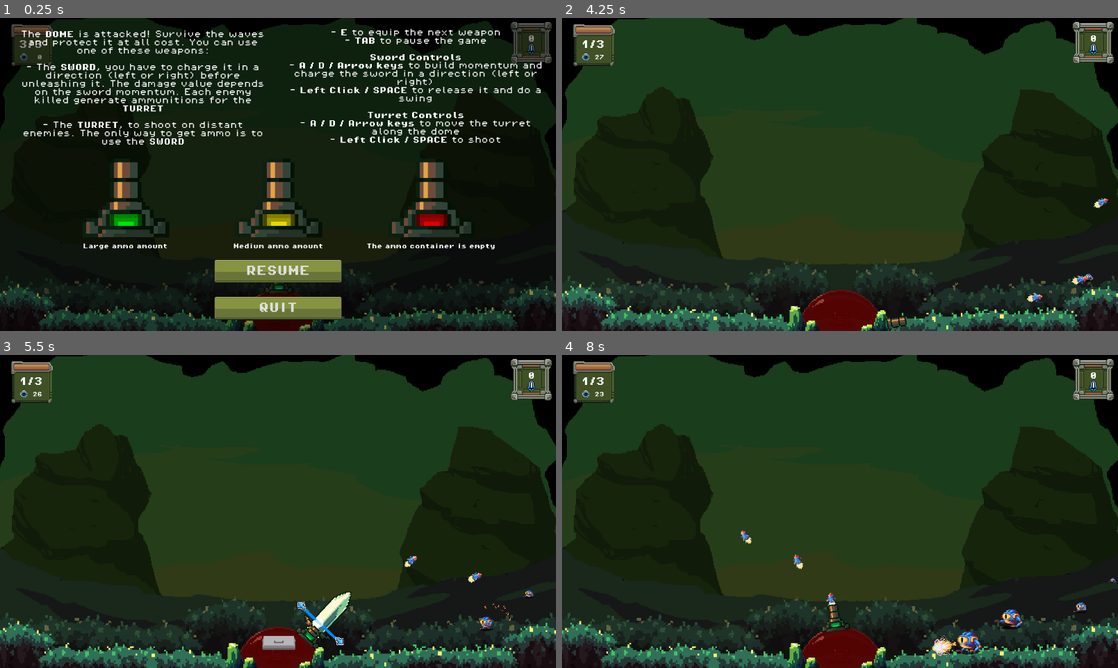
Above: before the commit, frames 1-4 (two rows, left to right).
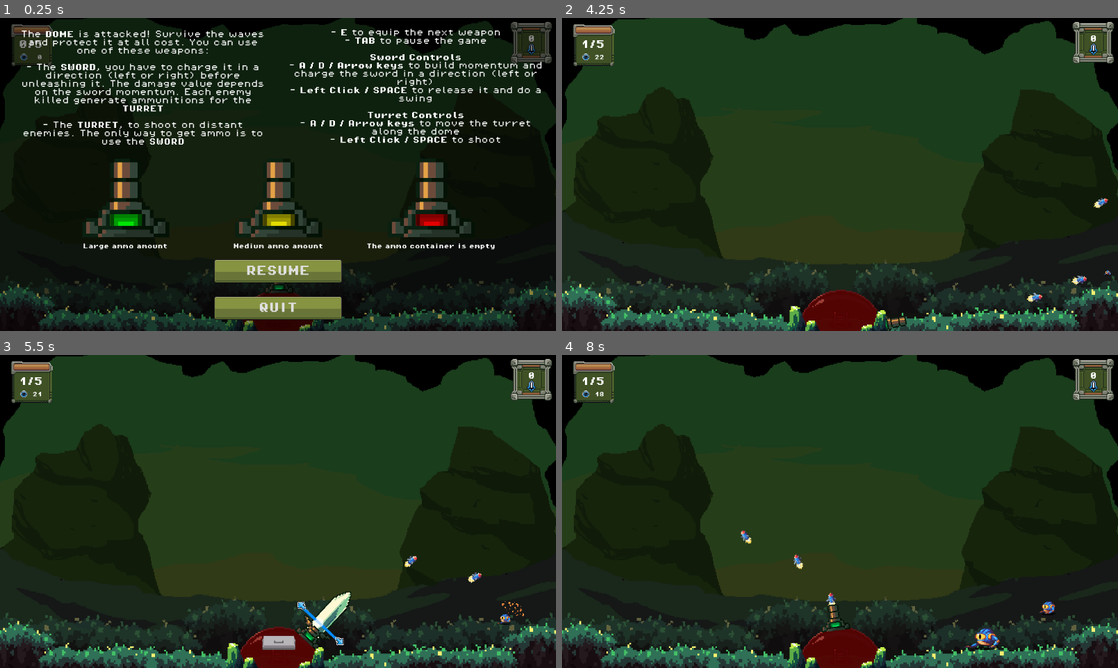
Above: after the commit, the same moments.

Repository: antoinenisoli/DomeSword_GWJ_2025
Game: Godot game, scene res://scenes/levels/game.tscn
Same seed, same stepped clock (60 frames per second), same inputs: the game is played once before the commit and once after it.
Inputs (mouse positions are in pixels of both pictures, inside the frame that each line leads up to):
- Up to frame 1 (0.25 s): no input
- Up to frame 2 (4.25 s): click "RESUME" at 0.5 s; move the mouse to (962, 158) at 1.27 s; press the mouse at (962, 158) at 1.28 s; hold Right (move_right) 1.28-2.03 s; move the mouse to (728, 190) at 2.02 s; release the mouse at (728, 190) at 2.03 s; hold Left (move_left) 2.03-2.78 s; click (728, 190) at 2.1 s; move the mouse to (895, 105) at 2.77 s; press the mouse at (895, 105) at 2.78 s; hold Right (move_right) from 2.78 s (still down); tap E (switch_weapon) at 2.85 s; move the mouse to (812, 237) at 3.52 s; release the mouse at (812, 237) at 3.53 s; click (812, 237) at 3.6 s
- Up to frame 3 (5.5 s): move the mouse to (444, 558) at 4.27 s; release Right (move_right) at 4.28 s; press the mouse at (444, 558) at 4.28 s; hold Left (move_left) from 4.28 s (still down); move the mouse to (111, 464) at 5.02 s; release the mouse at (111, 464) at 5.03 s; tap E (switch_weapon) at 5.1 s; click (111, 464) at 5.3 s
- Up to frame 4 (8 s): move the mouse to (867, 511) at 5.77 s; press the mouse at (867, 511) at 5.78 s; move the mouse to (756, 433) at 6.52 s; release Left (move_left) at 6.53 s; release the mouse at (756, 433) at 6.53 s; hold Right (move_right) from 6.53 s (still down); click (756, 433) at 6.6 s; move the mouse to (962, 495) at 7.27 s; press the mouse at (962, 495) at 7.28 s; tap E (switch_weapon) at 7.35 s

The runs differ from the first frame. In frame 1, less than 0.1% of the frame differs, in the area x 3-8%, y 7-10%; in frame 2, less than 0.1%; in frame 3, 0.2%; in frame 4, 0.9%, in the area x 5-100%, y 7-97%.

Commit message:
simplify wave system with separate timers

Diff:
--- a/scenes/levels/game.tscn
+++ b/scenes/levels/game.tscn
@@ -40,14 +40,14 @@
 
 [node name="Dome" parent="." unique_id=136624599 instance=ExtResource("7_7rg7d")]
 position = Vector2(1, 108)
-_health = SubResource("Resource_oi2tv")
+_health = SubResource("Resource_fojqs")
 
 [node name="GameUI" parent="." unique_id=1363906567 instance=ExtResource("5_cx7qy")]
 
 [node name="SpawnManager" type="Node2D" parent="." unique_id=1678798602 node_paths=PackedStringArray("_timer", "waves")]
 script = ExtResource("6_oi2tv")
 _timer = NodePath("Timer")
-waves = [NodePath("SpawnersA/EnemySpawner1"), NodePath("SpawnersA/EnemySpawner2"), NodePath("SpawnersA/EnemySpawner3")]
+waves = [NodePath("SpawnersA/EnemySpawner1"), NodePath("SpawnersA/EnemySpawner2"), NodePath("SpawnersA/EnemySpawner3"), NodePath("SpawnersA/EnemySpawner4"), NodePath("SpawnersA/EnemySpawner5")]
 
 [node name="Timer" type="Timer" parent="SpawnManager" unique_id=406161203]
 one_shot = true
@@ -57,66 +57,46 @@
 
 [node name="EnemySpawner1" parent="SpawnManager/SpawnersA" unique_id=761262919 instance=ExtResource("6_p57ef")]
 position = Vector2(450, -37)
-time_frame = Vector2(0, 10)
 spawn_range = 50.0
-cooldown_range = Vector2(1, 2)
+cooldown_range = Vector2(1, 5)
+
+[node name="WaveTimer" parent="SpawnManager/SpawnersA/EnemySpawner1" index="1" unique_id=339017835]
+wait_time = 5.0
 
 [node name="EnemySpawner2" parent="SpawnManager/SpawnersA" unique_id=357071477 instance=ExtResource("6_p57ef")]
 position = Vector2(-458, -48)
-time_frame = Vector2(10, 20)
 spawn_range = 50.0
 cooldown_range = Vector2(1, 5)
 
+[node name="WaveTimer" parent="SpawnManager/SpawnersA/EnemySpawner2" index="1" unique_id=339017835]
+wait_time = 5.0
+
 [node name="EnemySpawner3" parent="SpawnManager/SpawnersA" unique_id=609712869 instance=ExtResource("6_p57ef")]
 position = Vector2(-42, -474)
-time_frame = Vector2(20, 30)
 spawn_range = 200.0
-cooldown_range = Vector2(20, 30)
+cooldown_range = Vector2(1, 5)
 enemy = ExtResource("8_oi2tv")
+
+[node name="WaveTimer" parent="SpawnManager/SpawnersA/EnemySpawner3" index="1" unique_id=339017835]
+wait_time = 5.0
 
 [node name="EnemySpawner4" parent="SpawnManager/SpawnersA" unique_id=413920337 instance=ExtResource("6_p57ef")]
 position = Vector2(-42, -474)
 spawn_range = 200.0
-cooldown_range = Vector2(20, 30)
+cooldown_range = Vector2(1, 5)
 enemy = ExtResource("8_oi2tv")
+
+[node name="WaveTimer" parent="SpawnManager/SpawnersA/EnemySpawner4" index="1" unique_id=339017835]
+wait_time = 5.0
 
 [node name="EnemySpawner5" parent="SpawnManager/SpawnersA" unique_id=235952603 instance=ExtResource("6_p57ef")]
 position = Vector2(-459, 1)
 spawn_range = 0.0
-cooldown_range = Vector2(10, 45)
+cooldown_range = Vector2(1, 5)
 enemy = ExtResource("8_6370d")
 
-[node name="SpawnersDebug" type="Node2D" parent="SpawnManager" unique_id=515137776]
-process_mode = 4
-visible = false
-
-[node name="EnemySpawner1" parent="SpawnManager/SpawnersDebug" unique_id=1499889026 instance=ExtResource("6_p57ef")]
-position = Vector2(450, -37)
-spawn_range = 50.0
-cooldown_range = Vector2(1, 10)
-
-[node name="EnemySpawner2" parent="SpawnManager/SpawnersDebug" unique_id=832785443 instance=ExtResource("6_p57ef")]
-position = Vector2(-458, -48)
-spawn_range = 50.0
-cooldown_range = Vector2(1, 5)
-
-[node name="EnemySpawner3" parent="SpawnManager/SpawnersDebug" unique_id=1210427031 instance=ExtResource("6_p57ef")]
-position = Vector2(-42, -474)
-spawn_range = 200.0
-cooldown_range = Vector2(20, 30)
-enemy = ExtResource("8_oi2tv")
-
-[node name="EnemySpawner4" parent="SpawnManager/SpawnersDebug" unique_id=759249855 instance=ExtResource("6_p57ef")]
-position = Vector2(-42, -474)
-spawn_range = 200.0
-cooldown_range = Vector2(20, 30)
-enemy = ExtResource("8_oi2tv")
-
-[node name="EnemySpawner5" parent="SpawnManager/SpawnersDebug" unique_id=2073000752 instance=ExtResource("6_p57ef")]
-position = Vector2(-459, 1)
-spawn_range = 0.0
-cooldown_range = Vector2(10, 45)
-enemy = ExtResource("8_6370d")
+[node name="WaveTimer" parent="SpawnManager/SpawnersA/EnemySpawner5" index="1" unique_id=339017835]
+wait_time = 5.0
 
 [node name="Sounds" type="Node2D" parent="." unique_id=228741160]
 
@@ -141,3 +121,9 @@
 scale = Vector2(1.325, 1.3333334)
 texture = ExtResource("9_oi2tv")
 metadata/_edit_lock_ = true
+
+[editable path="SpawnManager/SpawnersA/EnemySpawner1"]
+[editable path="SpawnManager/SpawnersA/EnemySpawner2"]
+[editable path="SpawnManager/SpawnersA/EnemySpawner3"]
+[editable path="SpawnManager/SpawnersA/EnemySpawner4"]
+[editable path="SpawnManager/SpawnersA/EnemySpawner5"]
--- a/scenes/spawner.tscn
+++ b/scenes/spawner.tscn
@@ -3,13 +3,19 @@
 [ext_resource type="Script" uid="uid://cspl7fwiehio3" path="res://scripts/gameplay/spawner.gd" id="1_2vbf6"]
 [ext_resource type="PackedScene" uid="uid://byxfdf0x8un4k" path="res://scenes/entities/enemies/frog_enemy.tscn" id="2_ik2nu"]
 
-[node name="Spawner" type="Node2D" node_paths=PackedStringArray("cooldown")]
+[node name="Spawner" type="Node2D" unique_id=497935836 node_paths=PackedStringArray("cooldown", "waveTimer")]
 script = ExtResource("1_2vbf6")
 cooldown_range = Vector2(2, 10)
 enemy = ExtResource("2_ik2nu")
 cooldown = NodePath("cooldown")
+waveTimer = NodePath("WaveTimer")
 
-[node name="cooldown" type="Timer" parent="."]
+[node name="cooldown" type="Timer" parent="." unique_id=287662801]
+
+[node name="WaveTimer" type="Timer" parent="." unique_id=339017835]
+wait_time = 60.0
+one_shot = true
 
 [connection signal="child_entered_tree" from="cooldown" to="." method="_on_cooldown_child_entered_tree"]
 [connection signal="timeout" from="cooldown" to="." method="_on_cooldown_timeout"]
+[connection signal="timeout" from="WaveTimer" to="." method="_on_wave_timeout"]
--- a/scripts/UI/ui_controller.gd
+++ b/scripts/UI/ui_controller.gd
@@ -13,6 +13,8 @@
 	gameover_screen.visible = false
 	EventManager.collect_ammo.connect(spawn_ammo_text)
 	EventManager.on_game_started.connect(hide_tuto)
+	EventManager.on_game_win.connect(game_over)
+
 	EventManager.on_player_killed.connect(game_over)
 	EventManager.on_enemy_killed.connect(func f(_args) -> void:
 		enemy_txt.text = str(GameManager.enemy_killed)
--- a/scripts/event_manager.gd
+++ b/scripts/event_manager.gd
@@ -5,4 +5,5 @@
 signal on_player_damaged
 signal on_player_killed
 signal on_game_started
+signal on_game_win
 signal on_enemy_killed(ammo_value: int)
--- a/scripts/gameplay/spawn_manager.gd
+++ b/scripts/gameplay/spawn_manager.gd
@@ -8,30 +8,38 @@
 	EventManager.on_game_started.connect(start_game)
 	GameManager.waveData = Vector2(0, waves.size())
 
-func last_wave() -> Spawner: return waves[waves.size() - 1]
+func get_game_duration() -> float:
+	var duration = 0
+	for w in waves:
+		duration += w.waveTimer.wait_time
+
+	return duration
 
 func start_game():
 	GameManager.waveData = Vector2(1, waves.size())
 	waves[0].start()
-	_timer.wait_time = last_wave().time_frame.y
+	_timer.wait_time = get_game_duration()
 	_timer.start()
+
+func end_game():
+	print("all waves completed!")
+	GameManager.waveData = Vector2(waves.size(), waves.size())
+	EventManager.on_game_win.emit()
 
 func _process(_delta):
 	GameManager.game_time = roundi(_timer.time_left)
 	var elapsedTime = _timer.wait_time - _timer.time_left
+	print(index, " ", waves.size())
 	if !_timer.is_stopped():
 		print(roundf(elapsedTime))
-	else:
-		GameManager.waveData = Vector2(waves.size(), waves.size())
-		print("all waves completed!")
-		return
 
-	if waves.size() != 0 && (index + 1) < waves.size():
-		var next = waves[index + 1]
-		var current = waves[index]
-		if elapsedTime > next.time_frame.x && elapsedTime < next.time_frame.y:
-			current.stop()
+	var current = waves[index]
+	if current.waveDone:
+		if index + 1 == waves.size():
+			end_game()
+		else:
+			var next = waves[index + 1]
 			next.start()
-			print("wave ", index, " completed!")
+			#print("wave ", index, " completed!")
 			index += 1
 			GameManager.waveData = Vector2(index, waves.size())
--- a/scripts/gameplay/spawner.gd
+++ b/scripts/gameplay/spawner.gd
@@ -1,20 +1,23 @@
 extends Node2D
 class_name Spawner
 
-@export var time_frame: Vector2
 @export var spawn_range: float = 100
 @export var cooldown_range: Vector2
 @export var enemy: PackedScene
 @export var cooldown: Timer
+@export var waveTimer: Timer
+var waveDone: bool
 
 func start():
+    waveTimer.start()
     cooldown.wait_time = randf_range(cooldown_range.x, cooldown_range.y)
     cooldown.start()
-    #print("start wave ", time_frame.x, time_frame.y)
+    print("start wave ", waveTimer.wait_time)
     pass
 
-func stop():
+func _on_wave_timeout() -> void:
     cooldown.stop()
+    waveDone = true
     #print("stop wave ", time_frame.x, time_frame.y)
 
 func _on_cooldown_timeout() -> void:
Not shown: 1 places in scenes/levels/game.tscn that only renumber resources
